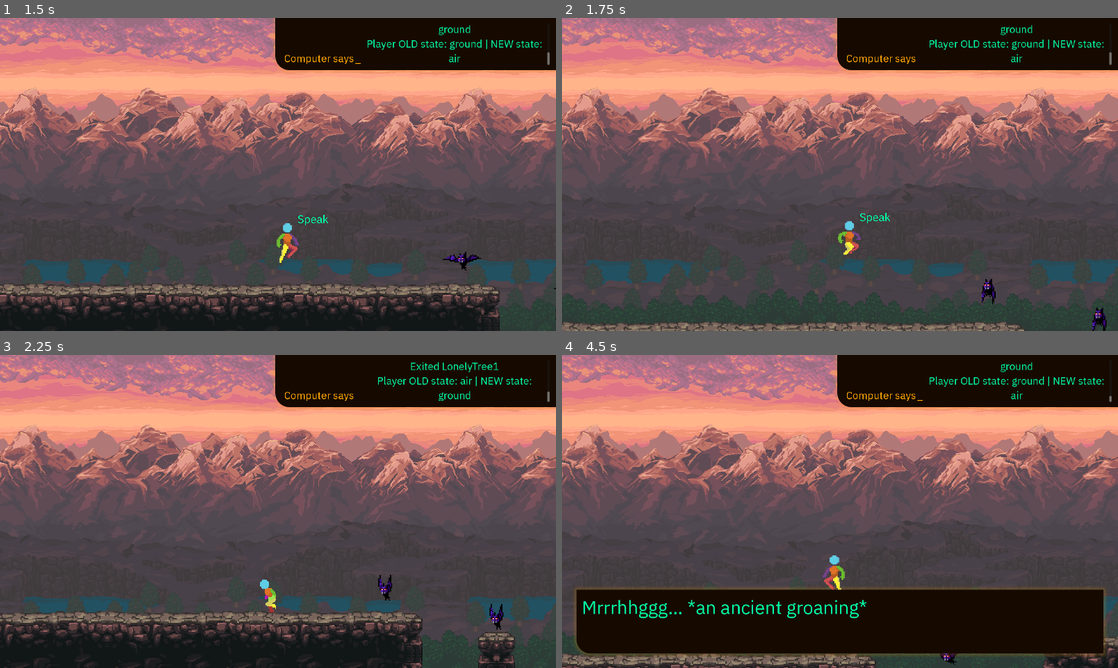
Above: before the commit, frames 1-4 (two rows, left to right).
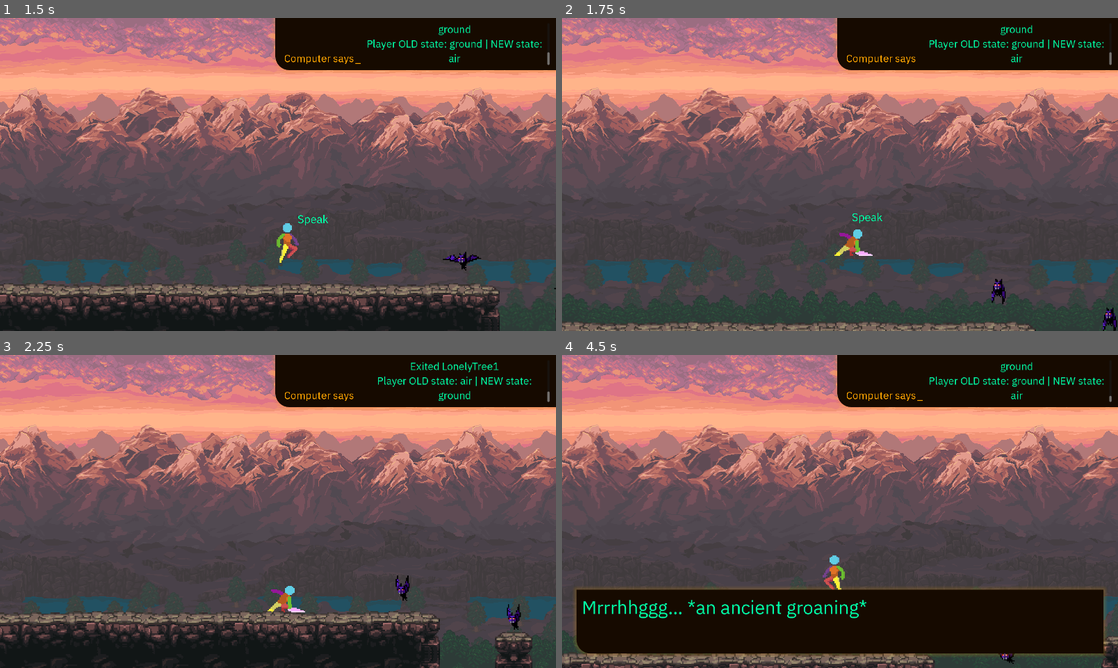
Above: after the commit, the same moments.

Repository: breydenlandberg/blight
Game: Godot game, scene res://levels/level1/level1.tscn
Two runs of this game, one before a commit and one after it. Both use one fixed random seed, a clock stepped at 60 frames per second and the inputs below.
Inputs:
- Up to frame 1 (1.5 s): hold F (attack_basic) 0.53-1.28 s; hold D (move_right) from 0.53 s (still down); tap Space (jump) at 0.77, 0.8, 1.07, 1.35 s
- Up to frame 2 (1.75 s): keep holding D (move_right); tap Space (jump) at 1.52 s; tap F (attack_basic) at 1.55 s
- Up to frame 3 (2.25 s): tap Space (jump) at 1.82 s; release D (move_right) at 2.03 s; hold A (move_left) from 2.03 s (still down); hold F (attack_basic) from 2.03 s (still down)
- Up to frame 4 (4.5 s): tap Space (jump) at 2.3, 3.02, 3.32, 3.77, 3.8, 4.07, 4.35 s; release A (move_left) at 2.78 s; release F (attack_basic) at 2.78 s; hold D (move_right) 2.78-4.28 s; tap E (interact) at 2.85 s; tap F (attack_basic) at 3.05 s; hold F (attack_basic) 3.53-4.28 s; hold A (move_left) from 4.28 s (still down)

Frame 1 is identical in both runs. In frame 2, 2.0% of the frame differs, in the area x 0-100%, y 32-100%; in frame 3, 6.1%, in the area x 0-100%, y 22-100%; in frame 4, 2.9%.

Commit message:
Latest safe

Diff:
--- a/enemies/bat/bat.gd
+++ b/enemies/bat/bat.gd
@@ -1 +1,8 @@
 extends CharacterBody2D
+
+
+# ====================================================================================================
+#
+# Main functions
+func _ready():
+	EnemyManager.loadEnemy(self)
--- a/enemies/bat/bat.tscn
+++ b/enemies/bat/bat.tscn
@@ -154,11 +154,12 @@
 "": SubResource("AnimationLibrary_8ange")
 }
 
-[node name="BatStateMachine" type="Node2D" parent="." node_paths=PackedStringArray("animation", "entity", "initial_state")]
+[node name="BatStateMachine" type="Node2D" parent="." node_paths=PackedStringArray("animation", "entity", "initial_state", "sprite")]
 script = ExtResource("2_afu81")
 animation = NodePath("../AnimationPlayer")
 entity = NodePath("..")
 initial_state = NodePath("Idle")
+sprite = NodePath("../Sprite2D")
 
 [node name="Attack" type="Node2D" parent="BatStateMachine"]
 script = ExtResource("3_cjpp8")
--- a/enemies/bat/state_machine/states/idle.gd
+++ b/enemies/bat/state_machine/states/idle.gd
@@ -1,15 +1,20 @@
 class_name Idle extends State
+
+
+var bat: CharacterBody2D
 
 
 # ====================================================================================================
 #
 # Functions inherited from State class
 func enter():
+	bat = entity
+
 	animation.play('idle')
 
 	# Idle for a number of seconds in the randf_range
 	var idle_length = randf_range(3, 6)
-	print(entity.name + ' is idle for ' + str(idle_length) + ' seconds')
+	#print(bat.name + ' is idle for ' + str(idle_length) + ' seconds')
 	await get_tree().create_timer(idle_length).timeout
 
 	_transition.emit(self, 'wander')
--- a/enemies/bat/state_machine/states/wander.gd
+++ b/enemies/bat/state_machine/states/wander.gd
@@ -5,10 +5,10 @@
 const speed = 25
 
 # var
+var bat: CharacterBody2D
 var move_right: bool # Can we just map this to -1, 1, maybe via ternerary operator and be done with it, so that we can just use direction like normal
 
 # @onready var
-@onready var sprite: Sprite2D = $"../../Sprite2D"
 @onready var ray_cast_right: RayCast2D = $"../../RayCastRight"
 @onready var ray_cast_left: RayCast2D = $"../../RayCastLeft"
 @onready var ray_cast_right_down: RayCast2D = $"../../RayCastRightDown"
@@ -19,6 +19,8 @@
 #
 # Functions inherited from State class
 func enter():
+	bat = entity
+
 	animation.play('run')
 
 	# Choose whether the bat wanders right or left. 0 = move left, 1 = move right
@@ -26,7 +28,7 @@
 
 	# Wander for a number of seconds in the randf_range
 	var wander_length = randf_range(3, 6)
-	print(entity.name + ' is wandering to the ' + ('right' if move_right else 'left') + ' for ' + str(wander_length) + ' seconds')
+	#print(bat.name + ' is wandering to the ' + ('right' if move_right else 'left') + ' for ' + str(wander_length) + ' seconds')
 	await get_tree().create_timer(wander_length).timeout
 
 	_transition.emit(self, 'idle')
@@ -38,13 +40,13 @@
 	if move_right:
 		if ray_cast_right_down.is_colliding():
 			sprite.flip_h = true
-			entity.position.x += speed * delta
+			bat.position.x += speed * delta
 		else:
 			move_right = false
 	else:
 		if ray_cast_left_down.is_colliding():
 			sprite.flip_h = false
-			entity.position.x -= speed * delta
+			bat.position.x -= speed * delta
 		else:
 			move_right = true
 
--- /dev/null
+++ b/globals/enemy_manager.gd
@@ -0,0 +1,17 @@
+extends Node2D
+
+
+# var
+var enemies: Array[CharacterBody2D]
+
+
+# ====================================================================================================
+#
+# Functions
+func loadEnemy(enemy: CharacterBody2D):
+	enemies.append(enemy)
+	print(enemies[enemies.find(enemy)])
+
+# ====================================================================================================
+#
+# Signals
--- /dev/null
+++ b/globals/player_manager.gd
@@ -0,0 +1,21 @@
+extends Node2D
+
+
+# var
+var player: CharacterBody2D
+
+var health := 100
+
+var attack_basic_damage := 1
+
+
+# ====================================================================================================
+#
+# Functions
+func loadPlayer(player_param: CharacterBody2D):
+	player = player_param
+	print(player)
+
+# ====================================================================================================
+#
+# Signals
--- a/globals/signal_bus.gd
+++ b/globals/signal_bus.gd
@@ -1,4 +1,4 @@
-extends Node
+extends Node2D
 
 
 # ====================================================================================================
--- a/player/player.gd
+++ b/player/player.gd
@@ -20,11 +20,12 @@
 #
 # Main functions
 func _ready():
+	PlayerManager.loadPlayer(self)
 	SignalBus._computer_says.connect(computerSays)
 	SignalBus._speech.connect(speech)
 	update_interactions()
 
-func _physics_process(delta):
+func _physics_process(delta: float):
 	# Gravity
 	if not is_on_floor():
 		velocity += get_gravity() * delta
@@ -104,3 +105,18 @@
 	SignalBus._computer_says.emit('Exited ' + area.name)
 	all_interactions.erase(area)
 	update_interactions()
+
+# Attack
+# General
+func _on_attack_animation_player_animation_finished(anim_name: StringName):
+	match anim_name:
+		'attack_basic', 'attack_basic_flip_h':
+			is_attacking = false
+			speed = BASE_SPEED
+			#print('player is no longer attacking')
+
+# Basic attack
+func _on_basic_attack_hitbox_body_entered(body: Node2D):
+	print(EnemyManager.enemies.find(body))
+	#EnemyManager.deal_damage(EnemyManager.enemies[EnemyManager.enemies.find(body)], PlayerManager.attack_basic_damage)
+	# ??? is PlayerManager really necessary ???
--- a/player/player.tscn
+++ b/player/player.tscn
@@ -535,12 +535,13 @@
 "": SubResource("AnimationLibrary_f1ixd")
 }
 
-[node name="PlayerStateMachine" type="Node2D" parent="." node_paths=PackedStringArray("animation", "attack_animation", "entity", "initial_state")]
+[node name="PlayerStateMachine" type="Node2D" parent="." node_paths=PackedStringArray("animation", "attack_animation", "entity", "initial_state", "sprite")]
 script = ExtResource("4_0xj7f")
 animation = NodePath("../SpriteAnimationPlayer")
 attack_animation = NodePath("../AttackAnimationPlayer")
 entity = NodePath("..")
 initial_state = NodePath("Ground")
+sprite = NodePath("../Sprite2D")
 
 [node name="Ground" type="Node2D" parent="PlayerStateMachine"]
 script = ExtResource("5_882ut")
@@ -589,8 +590,7 @@
 polygon = PackedVector2Array(8.5, 14.5, 10.5, 6.5, 7.5, -8.5, -0.5, -19.5, -15.5, -25.5, -28.5, -19.5, -40.5, -12.5, -40.5, 4.5, -10.5, -11.5, -7.5, -1.5, -8.5, 14.5)
 disabled = true
 
-[connection signal="animation_finished" from="AttackAnimationPlayer" to="PlayerStateMachine/Ground" method="_on_attack_animation_player_animation_finished"]
-[connection signal="animation_finished" from="AttackAnimationPlayer" to="PlayerStateMachine/Air" method="_on_attack_animation_player_animation_finished"]
+[connection signal="animation_finished" from="AttackAnimationPlayer" to="." method="_on_attack_animation_player_animation_finished"]
 [connection signal="area_entered" from="Interact/InteractArea" to="." method="_on_interact_area_entered"]
 [connection signal="area_exited" from="Interact/InteractArea" to="." method="_on_interact_area_exited"]
-[connection signal="body_entered" from="AttackPivot/BasicAttackHitbox" to="PlayerStateMachine/Ground" method="_on_basic_attack_hitbox_body_entered"]
+[connection signal="body_entered" from="AttackPivot/BasicAttackHitbox" to="." method="_on_basic_attack_hitbox_body_entered"]
--- a/player/state_machine/states/air.gd
+++ b/player/state_machine/states/air.gd
@@ -1,4 +1,9 @@
 class_name Air extends State
+
+
+# ====================================================================================================
+# Default animations: fall
+# Possible animations: attack_basic, jump
 
 
 # var
@@ -15,38 +20,59 @@
 func enter():
 	player = entity
 
-	if animation.current_animation != 'jump' and animation.current_animation != 'attack_basic':
-		animation.play('fall')
-
 func exit():
 	has_double_jumped = false
 
 func state_input(event: InputEvent):
 	if event.is_action_pressed('jump') and not has_double_jumped:
 		double_jump()
+	if event.is_action_pressed('attack_basic'):
+			if not player.is_attacking:
+				attack_basic()
 
 func state_physics_process(delta):
 	if player.is_on_floor():
 		_transition.emit(self, 'ground')
+	else:
+		if playerCanPlayDefaultAnim():
+			animation.play('fall')
 
 # ====================================================================================================
 #
 # Air state specific functions
+func attack_basic():
+	player.is_attacking = true
+	player.speed = player.BASE_SPEED * 0.25
+	#print('player is attacking')
+
+	animation.play('attack_basic')
+
+	if sprite.flip_h:
+		attack_animation.play('attack_basic_flip_h')
+	else:
+		attack_animation.play('attack_basic')
+
 func double_jump():
 	player.velocity.y = double_jump_velocity
 
-	if animation.current_animation != 'attack_basic':
+	if not player.is_attacking:
 		animation.stop()
 		animation.play('jump')
 
 	has_double_jumped = true
 
+func playerCanPlayDefaultAnim() -> bool:
+	match animation.current_animation:
+		'attack_basic', 'jump':
+			return false
+		_:
+			if player.is_attacking:
+				return false
+			else:
+				return true
+
 # ====================================================================================================
 #
 # Signal functions
 #
-# Attack
-func _on_attack_animation_player_animation_finished(anim_name: StringName) -> void:
-	match anim_name:
-		'attack_basic', 'attack_basic_flip_h':
-			animation.play('fall')
+#
--- a/player/state_machine/states/ground.gd
+++ b/player/state_machine/states/ground.gd
@@ -1,11 +1,13 @@
 class_name Ground extends State
+
+
+# ====================================================================================================
+# Default animations: idle, run
+# Possible animations: attack_basic, land
 
 
 # var
 var player: CharacterBody2D
-
-# @onready var
-@onready var sprite: Sprite2D = $"../../Sprite2D"
 
 # @export var
 @export var jump_velocity: float = -250
@@ -26,7 +28,7 @@
 			jump()
 		if event.is_action_pressed('attack_basic'):
 			if not player.is_attacking:
-				attack('attack_basic')
+				attack_basic()
 
 func state_physics_process(delta):
 	if player.is_on_floor():
@@ -41,19 +43,17 @@
 # ====================================================================================================
 #
 # Ground state specific functions
-func attack(attack_type: String):
+func attack_basic():
 	player.is_attacking = true
 	player.speed = player.BASE_SPEED * 0.25
-	print('player is attacking')
+	#print('player is attacking')
 
-	animation.play(attack_type)
+	animation.play('attack_basic')
 
 	if sprite.flip_h:
-		attack_animation.play(attack_type + '_flip_h')
-		print('player attacked using: ' + attack_type + '_flip_h')
+		attack_animation.play('attack_basic_flip_h')
 	else:
-		attack_animation.play(attack_type)
-		print('player attacked using: ' + attack_type)
+		attack_animation.play('attack_basic')
 
 func jump():
 	player.velocity.y = jump_velocity
@@ -63,23 +63,16 @@
 
 func playerCanPlayDefaultAnim() -> bool:
 	match animation.current_animation:
-		'land', 'attack_basic':
+		'attack_basic', 'land':
 			return false
 		_:
-			return true
+			if player.is_attacking:
+				return false
+			else:
+				return true
 
 # ====================================================================================================
 #
 # Signal functions
 #
-# Attack
-func _on_basic_attack_hitbox_body_entered(body: Node2D) -> void:
-	SignalBus._computer_says.emit('Player hit ' + body.name + ' with basic attack')
-	# WHAT GOES IN STATE AND WHAT GOES IN PLAYER !!!
-
-func _on_attack_animation_player_animation_finished(anim_name: StringName) -> void:
-	match anim_name:
-		'attack_basic', 'attack_basic_flip_h':
-			player.is_attacking = false
-			player.speed = player.BASE_SPEED
-			print('player is no longer attacking')
+#
--- a/project.godot
+++ b/project.godot
@@ -17,6 +17,8 @@
 
 [autoload]
 
+EnemyManager="*res://globals/enemy_manager.gd"
+PlayerManager="*res://globals/player_manager.gd"
 SignalBus="*res://globals/signal_bus.gd"
 
 [display]
--- a/state_machine/state.gd
+++ b/state_machine/state.gd
@@ -9,6 +9,7 @@
 var attack_animation: AnimationPlayer
 var entity: CharacterBody2D
 var previous_state: State
+var sprite: Sprite2D
 
 
 # ====================================================================================================
--- a/state_machine/state_machine.gd
+++ b/state_machine/state_machine.gd
@@ -10,6 +10,7 @@
 @export var attack_animation: AnimationPlayer
 @export var entity: CharacterBody2D
 @export var initial_state: State
+@export var sprite: Sprite2D
 
 
 # ====================================================================================================
@@ -40,6 +41,7 @@
 			child.animation = animation
 			child.attack_animation = attack_animation
 			child.entity = entity
+			child.sprite = sprite
 
 			states[child.name.to_lower()] = child
 
